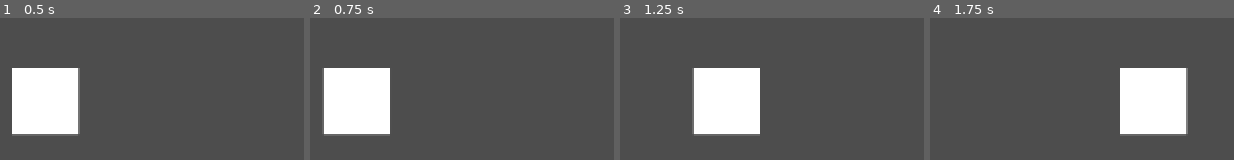
Above: before the commit, frames 1-4 (left to right).
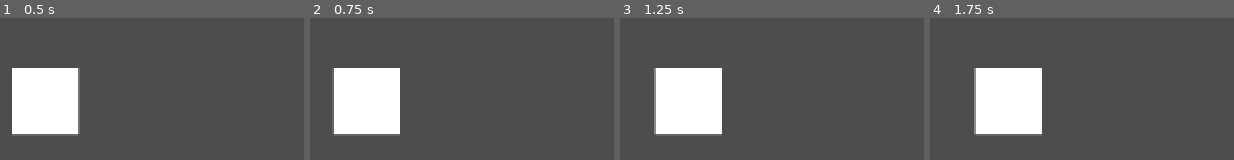
Above: after the commit, the same moments.

Repository: MEH4231/Car-Engine-Godot
Game: Godot game, scene res://Engine2/Scene2.tscn
The game is run twice, just before and just after one commit, with the same random seed, the same clock (stepped at 60 frames per second) and the same inputs. This scene is started directly instead of the project's main scene.
Inputs:
- Up to frame 1 (0.5 s): no input
- Up to frame 2 (0.75 s): tap Enter at 0.5 s; hold Shift (Accelerate) from 0.53 s (still down); tap Tab (EngineToggle) at 0.6 s
- Up to frame 3 (1.25 s): keep holding Shift (Accelerate)
- Up to frame 4 (1.75 s): keep holding Shift (Accelerate); tap Tab (EngineToggle) at 1.35 s

Frame 1 is identical in both runs. In frame 2, 3.1% of the frame differs, in the area x 4-30%, y 35-84%; in frame 3, 12%; in frame 4, 21%, in the area x 14-85%, y 35-84%.

Commit message:
Getting engine to slow down with resistance

Diff:
--- a/Engine2/Scene2.gd
+++ b/Engine2/Scene2.gd
@@ -37,7 +37,8 @@
 #		if Resistance != 0:
 #			Acceleration *= 1 / Resistance
 	#if Resistance != 0:
-	$Car.velocity = $Car.velocity * 0.9
+	#if Resistance > 1 or Resistance < -1:
+	$Car.velocity /= Resistance#$Car.velocity * 0.9
 		#$Car.velocity = $Car.velocity / 1.1
 		#$Car.velocity = lerp($Car.velocity, Vector2(0,0),1 / Resistance)
 			#$Car.velocity -= Speed * min(delta/1.0, 1.0)
@@ -45,7 +46,7 @@
 		#Acceleration /= -Resistance
 	print("           " + str(-$Car.transform.x * Resistance))
 	#$Car.velocity = -$Car.transform.x * Resistance# * delta# / Resistance
-	Resistance = Speed.x / 50
+	Resistance = (Speed.x + Speed.y) / 2 #/ 50
 	if Resistance == 0:
 		Resistance += 0.1
 	Speed = ($Car.position - LastPos) / delta
